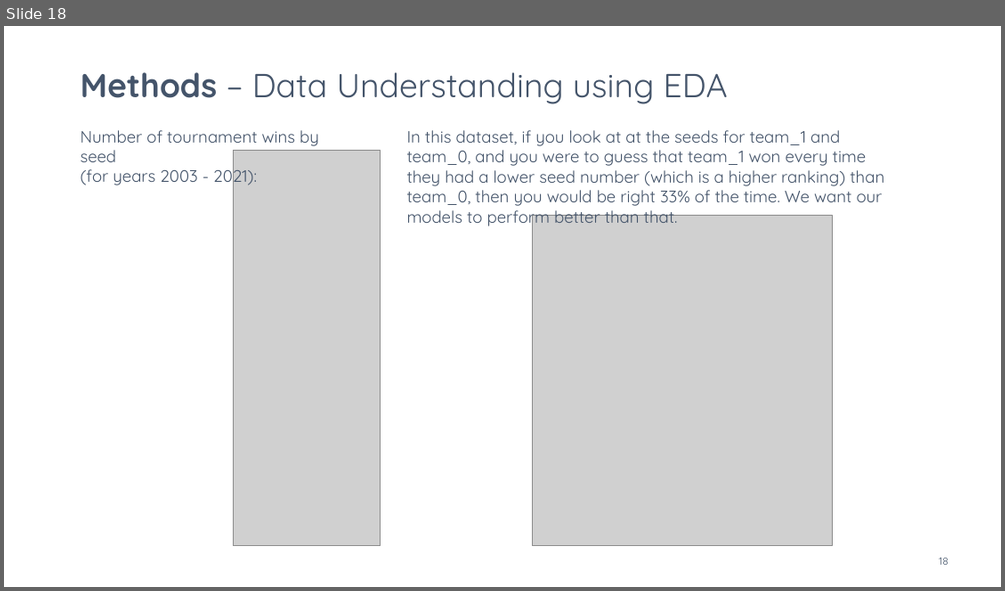
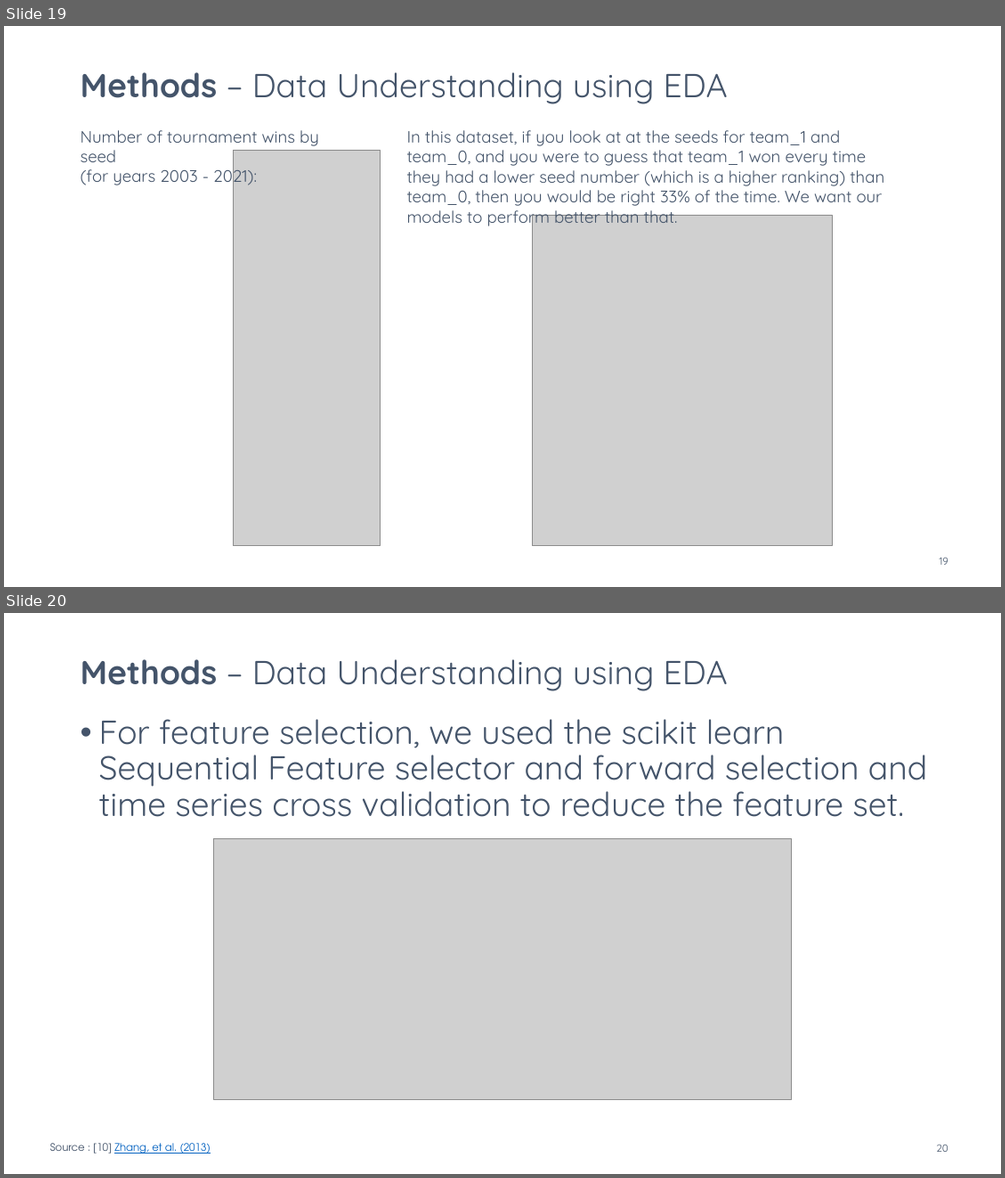
Before and after one commit to tsurgene/ncaa-forecast-project, a slide deck: project-presentation.pptx. Shown one above the other, each under a label of ours: slide 18 before the commit, slides 19 and 20 after it. The pictures are 1005x591 and 1005x1178 pixels, drawn with LibreOffice and Linux fonts; fonts in the diff are those of the drawing; grey boxes stand for pictures. Boxes give left, top, right and bottom in pixels: in the first picture for what was removed or moved away, otherwise in the second. Text is boxed around its words. In the diff, an @@ line names an element or a change of style, - is before the commit and + after.

```diff
--- a/project-presentation.pptx
+++ b/project-presentation.pptx
@@ slide 20 added at (4, 613, 1001, 1174), background #FFFFFF @@
@@ title added at (81, 659, 728, 691), 32 pt, text #44546A @@
+Methods – Data Understanding using EDA
@@ text added at (99, 719, 928, 817), 32 pt, text #44546A @@
+• For feature selection, we used the scikit learn Sequential Feature selector and forward selection and time series cross validation to reduce the feature set.
@@ picture added at (213, 839, 792, 1100) @@
@@ text added at (50, 1143, 210, 1153), 10 pt, text #0563C1, underline @@
+Source : [10] Zhang, et al. (2013)
@@ page number added at (936, 1143, 948, 1151), 10 pt, text #44546A @@
+20
@@ what was slide 18 is now slide 19 @@
@@ page number at (939, 556, 948, 564): text changed @@
-18
+19
```
Also in this commit, not shown: 4 slides changed, 2 other slides added, 4 other files.
